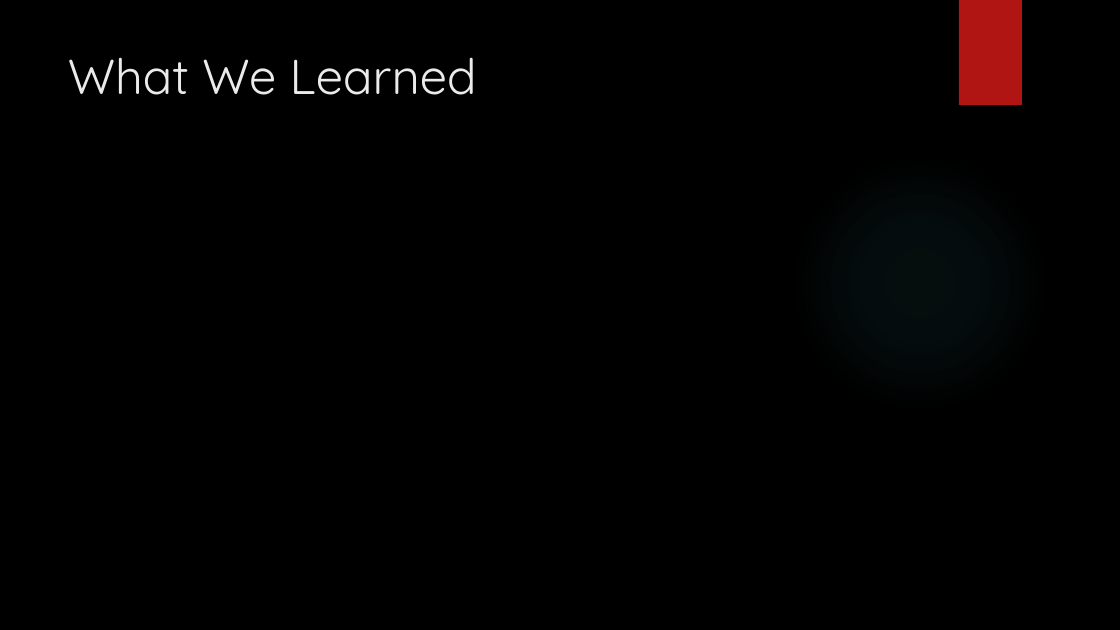
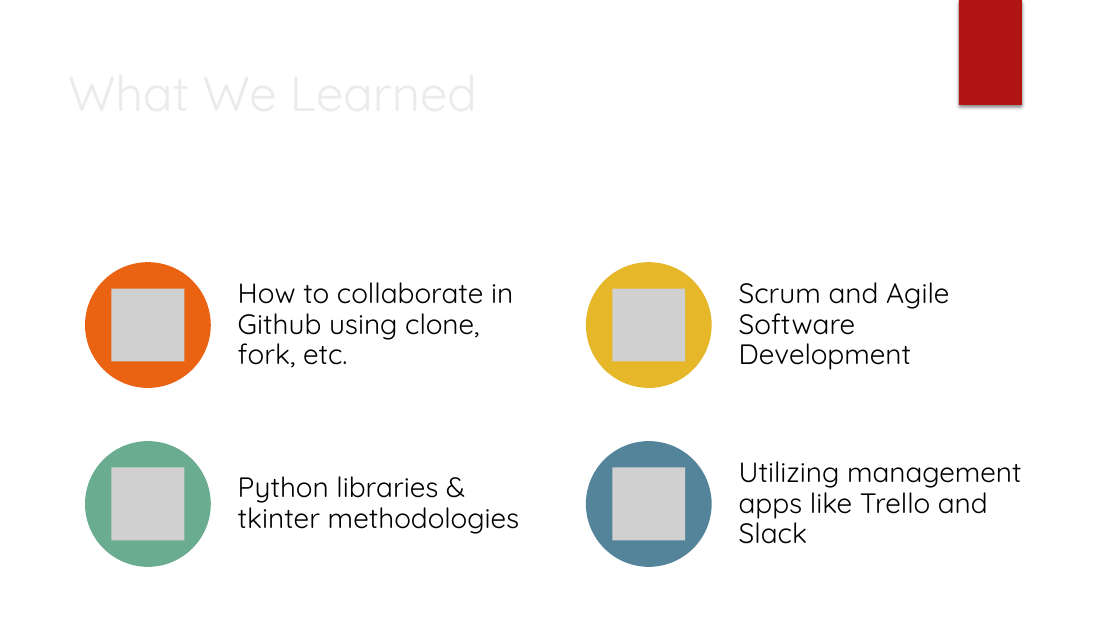
Before and after one commit to riflema/photon-team-16-main, a slide deck: slide 8 of Team 16 Presentation.pptx. Drawn at 1120x630 pixels with LibreOffice and Linux fonts; fonts in the diff are those of the drawing; grey boxes stand for pictures; background and template pictures are left out. Boxes give left, top, right and bottom in pixels: in the first picture for what was removed or moved away, otherwise in the second. Text is boxed around its words. In the diff, an @@ line names an element or a change of style, - is before the commit and + after.

```diff
--- a/Team 16 Presentation.pptx
+++ b/Team 16 Presentation.pptx
@@ rectangle removed at [959, 0, 1022, 105] @@
@@ rectangle added at [959, 0, 1022, 105], fill #B01513 @@
@@ title "What We Learned" rewrapped from [68, 57, 477, 95] to [60, 58, 910, 151] @@
@@ freeform shape added at [802, 134, 1120, 210], fill #FFFFFF at 20% opacity @@
@@ freeform shape added at [0, 162, 1120, 630], fill #FFFFFF @@
@@ ellipse at [791, 154, 1049, 413]: fill gradient #50B9C1 to gradient #F3F3F3 @@
@@ group added at [85, 262, 1022, 567]: 4 ellipses, 4 pictures, 4 texts @@
+How to collaborate in Github using clone, fork, etc.
+Scrum and Agile Software Development
+Python libraries & tkinter methodologies
+Utilizing management apps like Trello and Slack
```
Also in this commit, not shown: 4 other slides changed.
